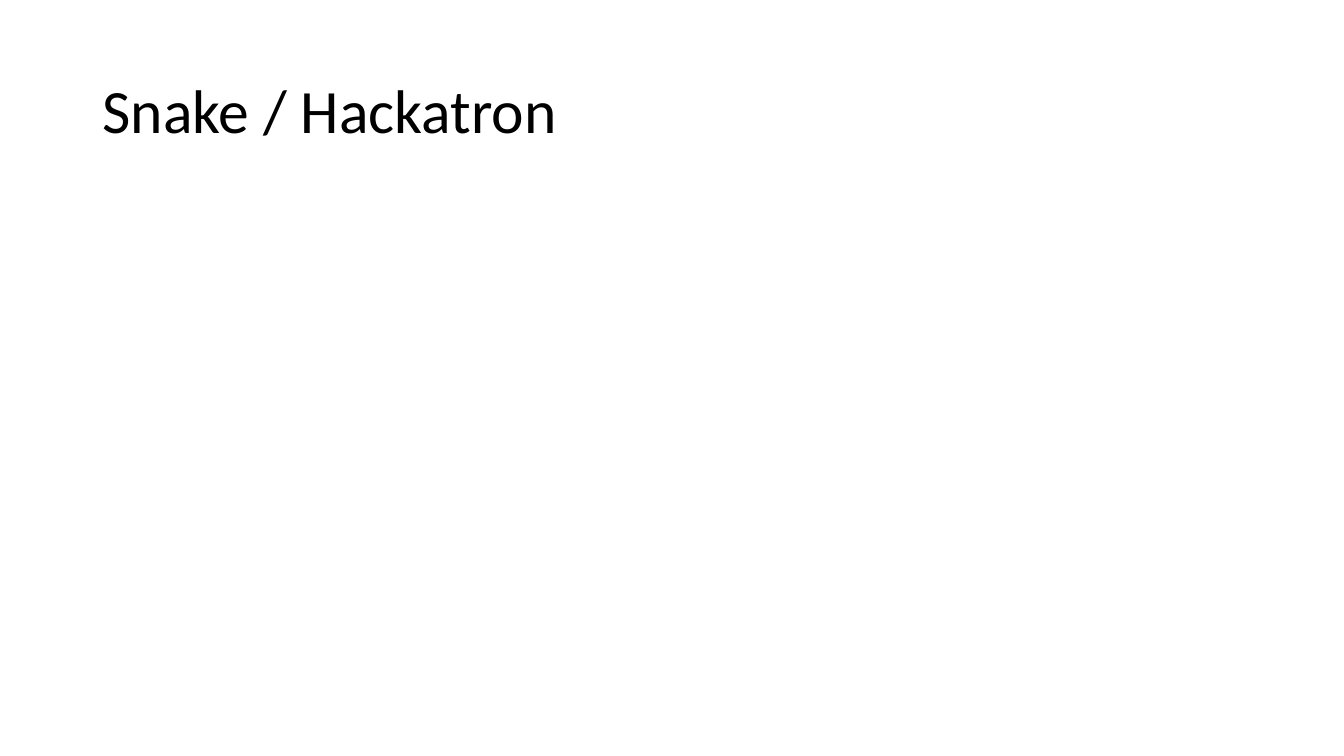
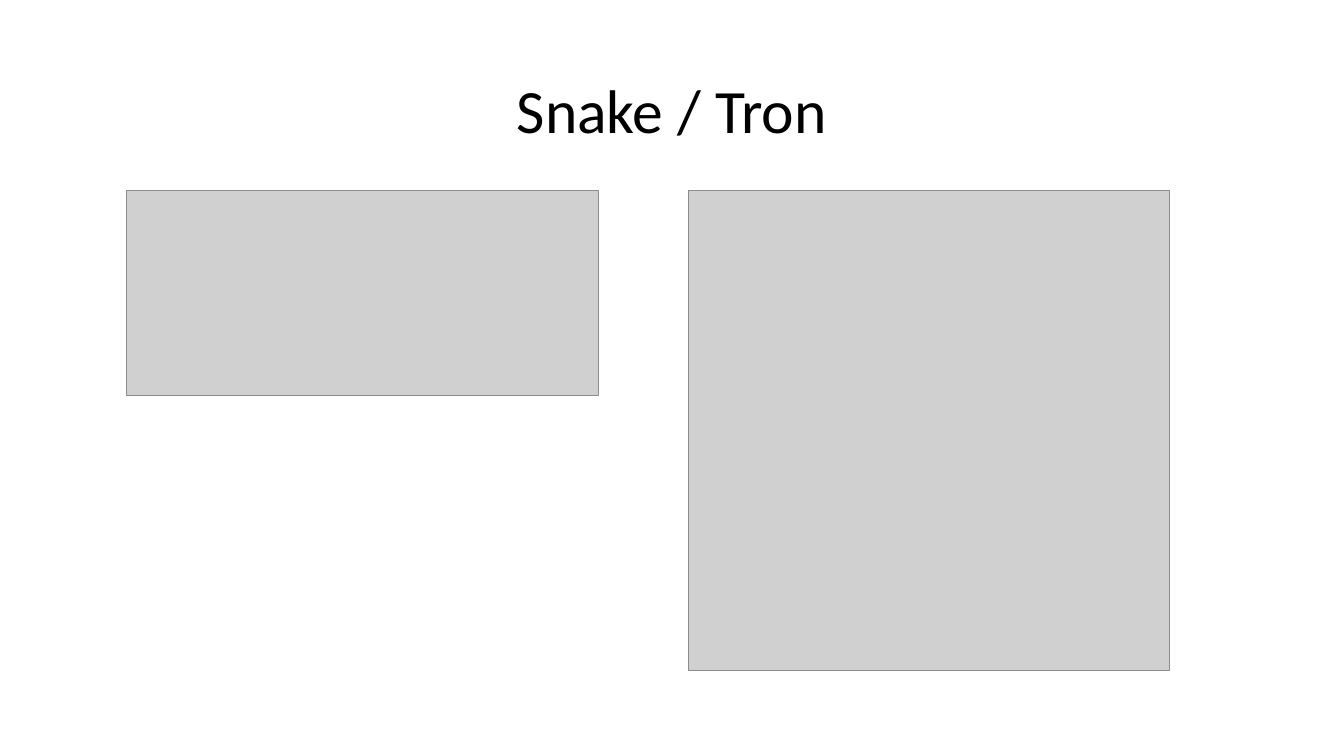
Before and after one commit to NeuralLourdes/hackatron, a slide deck: slide 2 of präse/Team Brustkrebs.pptx. Drawn at 1344x756 pixels with LibreOffice and Linux fonts; fonts in the diff are those of the drawing; grey boxes stand for pictures. Boxes give left, top, right and bottom in pixels: in the first picture for what was removed or moved away, otherwise in the second. Text is boxed around its words. In the diff, an @@ line names an element or a change of style, - is before the commit and + after.

```diff
--- a/präse/Team Brustkrebs.pptx
+++ b/präse/Team Brustkrebs.pptx
@@ title at [517,90,826,134]: text changed @@
-Snake / Hackatron
+Snake / Tron
@@ picture added at [126,191,599,395] @@
@@ picture added at [689,191,1170,670] @@
```
Also in this commit, not shown: 3 other slides changed, 3 other files.
